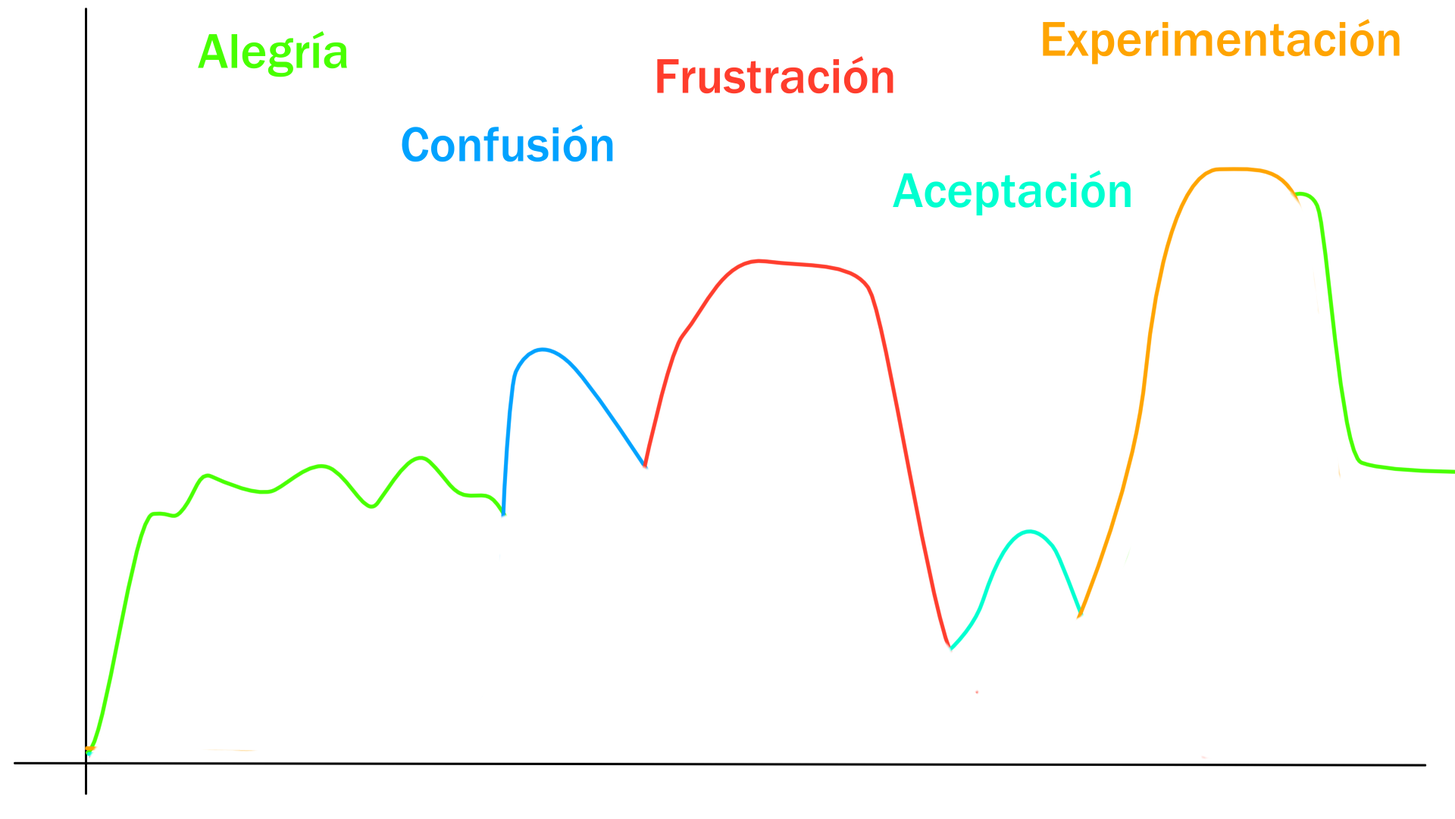
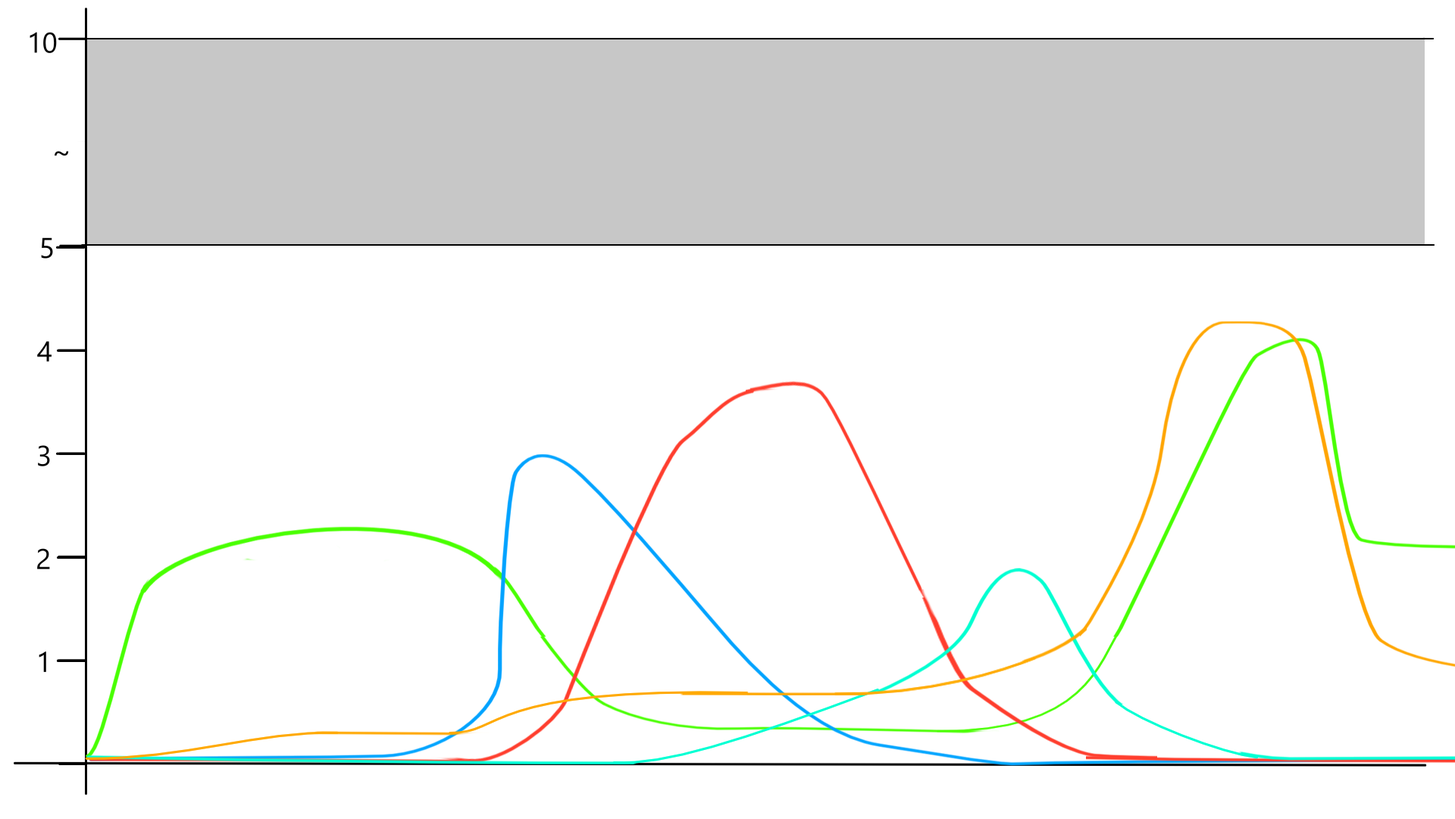
Before/after of a w=1455, h=819 layered artwork. What changed in the layer stack:
removed layer "Visible" over (29, 18, 1455, 766)
showed group "Group 6" (10 layers) over (37, 145, 1455, 766)
painted on "Capa de pintura 14" over (37, 145, 1455, 766)
painted on "Capa de pintura 13" over (48, 485, 1455, 766)
painted on "Capa de pintura 12" over (48, 242, 1455, 766)
painted on "Capa de pintura 11" over (48, 339, 1455, 766)
painted on "Capa de pintura 10" over (48, 145, 1455, 766)
added group "Agrupar 16" with 9 layers above "Paint Layer 1" over (29, 18, 1455, 766)
added layer "Capa de pintura 17" in group "Agrupar 16" over (48, 18, 1435, 292)
added layer "Capa de pintura 17 (pegado)" (1st of 7, in "Agrupar 16") in group "Agrupar 16" over (29, 18, 1435, 349)
added layer "Capa de pintura 17 (pegado)" (2nd of 7, in "Agrupar 16") in group "Agrupar 16" over (37, 64, 292, 356)
added layer "Capa de pintura 17 (pegado)" (3rd of 7, in "Agrupar 16") in group "Agrupar 16" over (37, 169, 194, 461)
added layer "Capa de pintura 17 (pegado)" (4th of 7, in "Agrupar 16") in group "Agrupar 16" over (37, 341, 195, 564)
added layer "Capa de pintura 17 (pegado)" (5th of 7, in "Agrupar 16") in group "Agrupar 16" over (37, 444, 194, 667)
added layer "Capa de pintura 17 (pegado)" (6th of 7, in "Agrupar 16") in group "Agrupar 16" over (38, 582, 195, 765)
added layer "Capa de pintura 17 (pegado)" (7th of 7, in "Agrupar 16") in group "Agrupar 16" over (37, 444, 195, 765)
showed "Paint Layer 8", moved it into group "Agrupar 16", painted on it over (37, 341, 292, 765)
